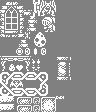
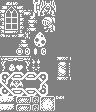
Layer changes from the first w=96, h=112 image to the second:
painted on "Background" over [left=16, top=96, right=56, bottom=112]
